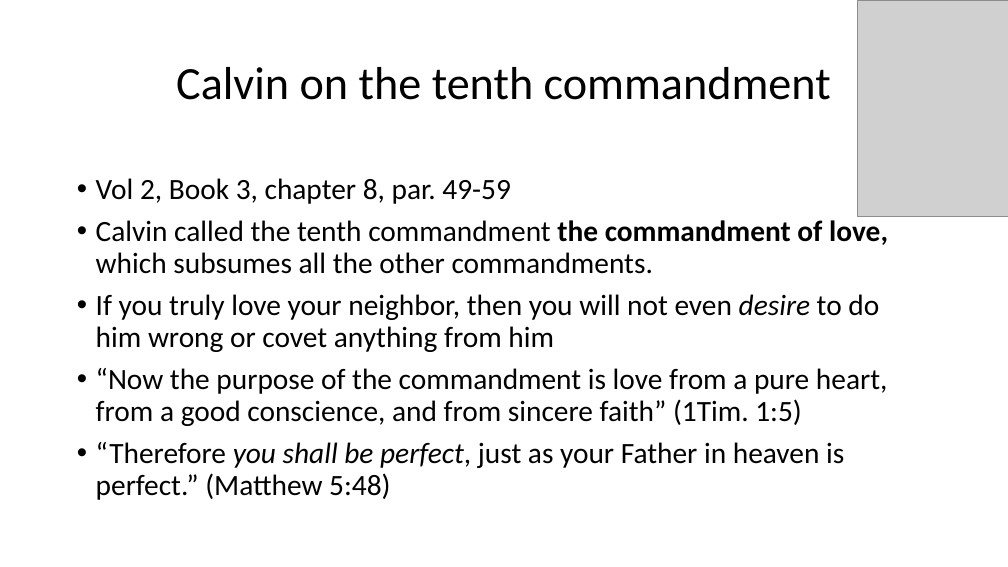
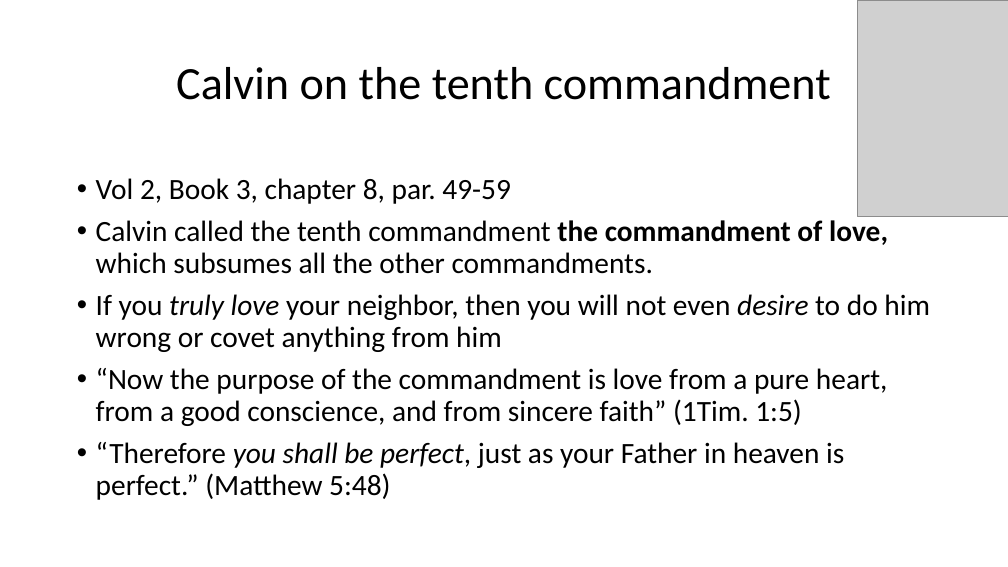
Before and after one commit to csmatyi/calvary_sunday_school, a slide deck: slide 4 of WSC79-81_211121.pptx. Drawn at 1008x567 pixels with LibreOffice and Linux fonts; fonts in the diff are those of the drawing; grey boxes stand for pictures. Boxes give left, top, right and bottom in pixels: in the first picture for what was removed or moved away, otherwise in the second. Text is boxed around its words. In the diff, an @@ line names an element or a change of style, - is before the commit and + after.

```diff
--- a/WSC79-81_211121.pptx
+++ b/WSC79-81_211121.pptx
@@ text at [96, 294, 930, 352]: italic on in "truly love" @@
```
Also in this commit, not shown: 11 other slides changed.
